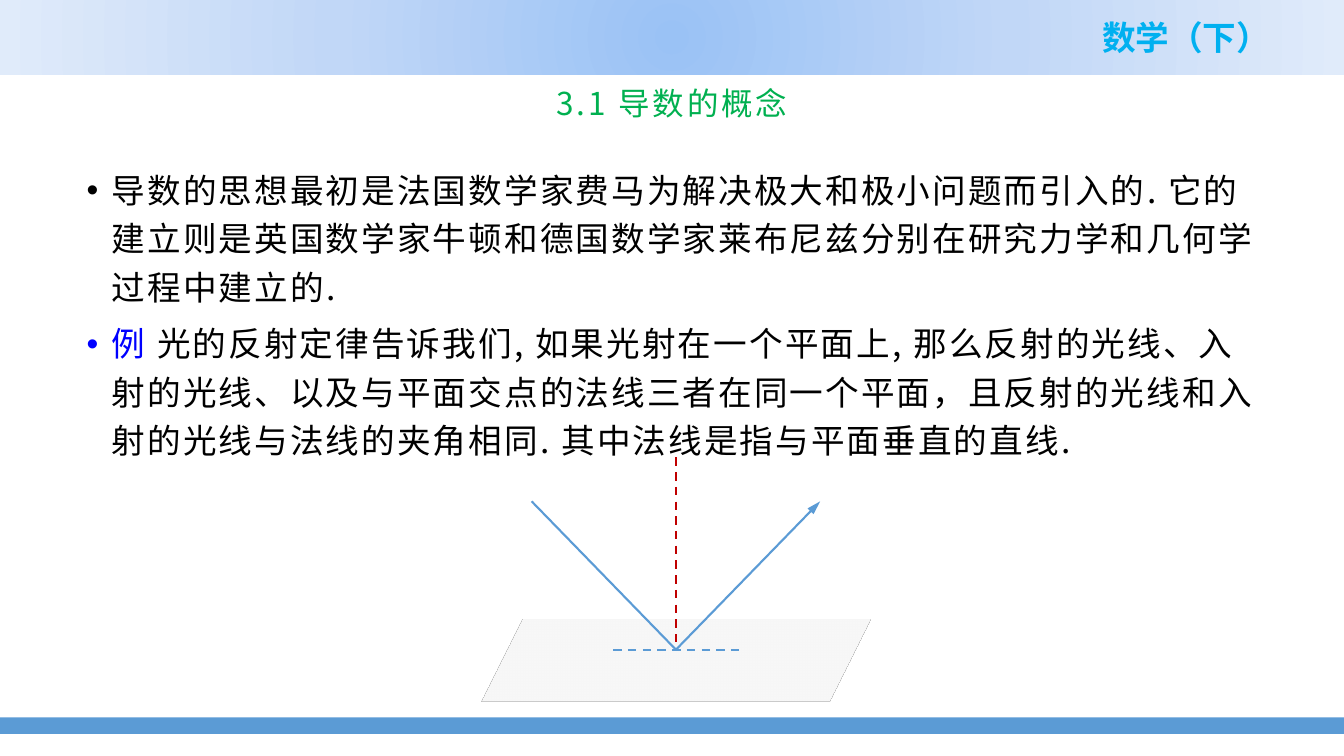
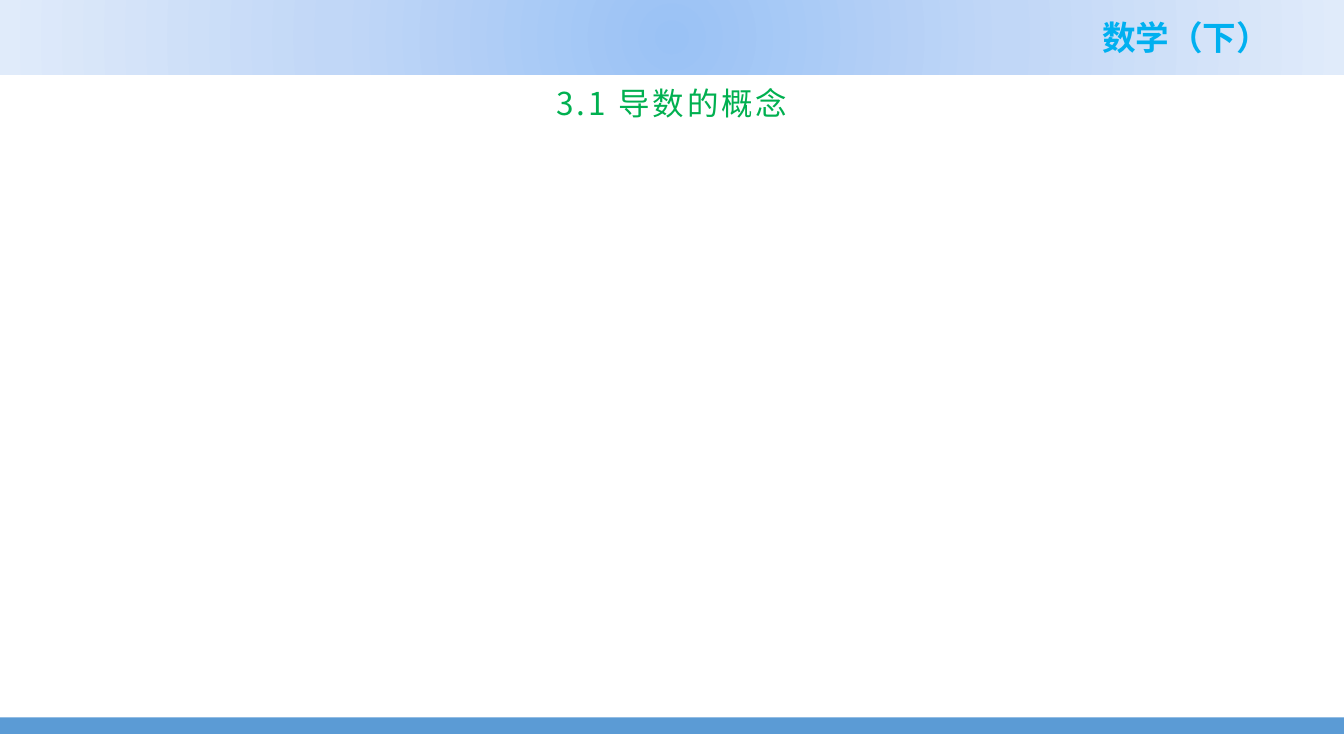
Before and after one commit to zhangshenxing/zhangshenxing.github.io, a slide deck: slide 2 of teaching/2022_spring_Math_II_ppt/3.1 导数的概念.pptx. Drawn at 1344x756 pixels with LibreOffice and Linux fonts; fonts in the diff are those of the drawing; grey boxes stand for pictures; background and template pictures are left out. Boxes give left, top, right and bottom in pixels: in the first picture for what was removed or moved away, otherwise in the second. Text is boxed around its words. In the diff, an @@ line names an element or a change of style, - is before the commit and + after.

```diff
--- a/teaching/2022_spring_Math_II_ppt/3.1 导数的概念.pptx
+++ b/teaching/2022_spring_Math_II_ppt/3.1 导数的概念.pptx
@@ text removed at [112, 174, 1252, 463] @@
-• 导数的思想最初是法国数学家费马为解决极大和极小问题而引入的. 它的建立则是英国数学家牛顿和德国数学家莱布尼兹分别在研究力学和几何学过程中建立的.
-• 例 光的反射定律告诉我们, 如果光射在一个平面上, 那么反射的光线、入射的光线、以及与平面交点的法线三者在同一个平面，且反射的光线和入射的光线与法线的夹角相同. 其中法线是指与平面垂直的直线.
@@ group removed at [482, 458, 871, 744]: 3 lines, 1 parallelogram, 1 arrow @@
```
Also in this commit, not shown: 11 slides added, 1 slide removed, 2 other files.
